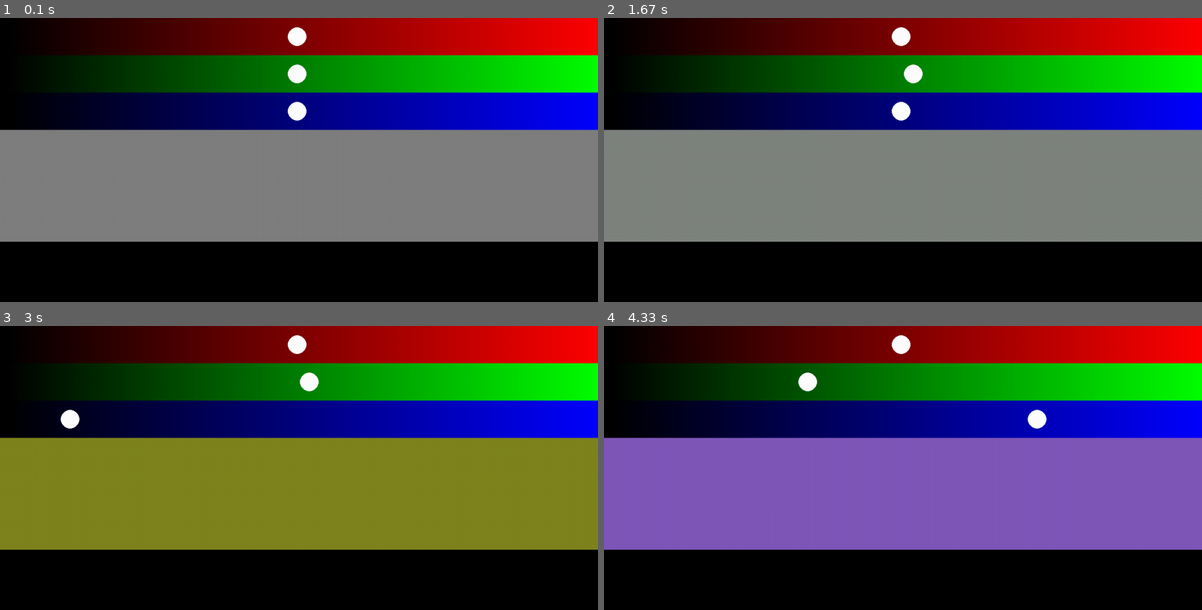
Above: before the commit, frames 1-4 (two rows, left to right).
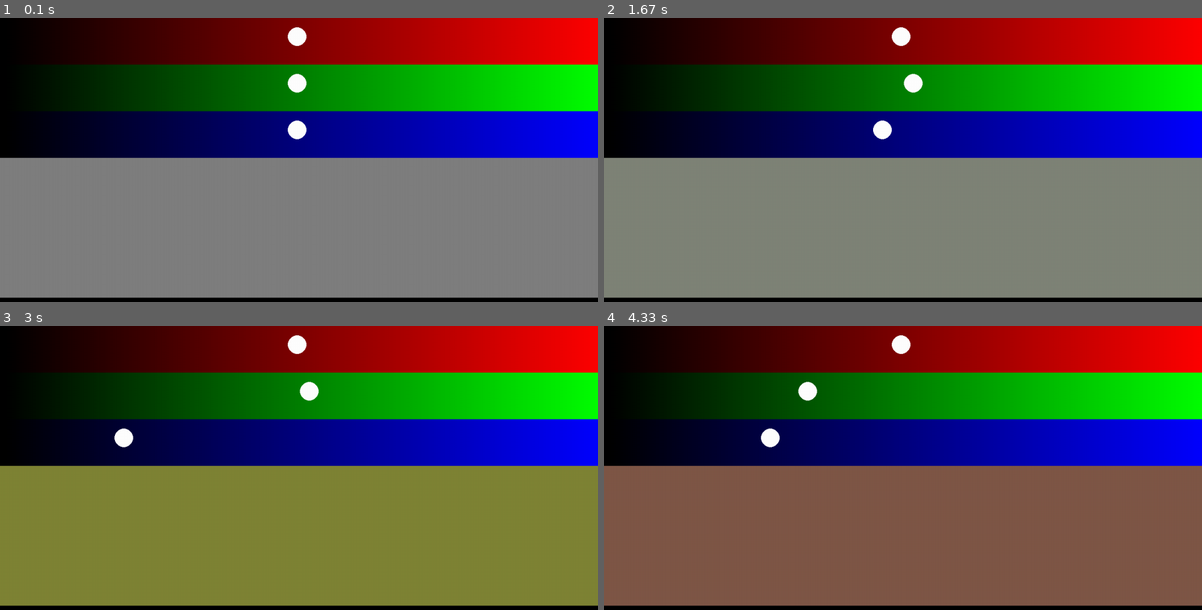
Above: after the commit, the same moments.

Repository: rhainne/py-game-dev
Game: pygame game, started from creating_visuals/color_tweaking_script.py
Same seed, same stepped clock (60 frames per second), same inputs: the game is played once before the commit and once after it.
Inputs (mouse positions are in pixels of both pictures, inside the frame that each line leads up to):
- Up to frame 1 (0.1 s): no input
- Up to frame 2 (1.67 s): press the mouse at (759, 208) at 0.37 s; move the mouse to (861, 248) at 0.47 s; release the mouse at (962, 287) at 0.6 s; click (992, 74) at 0.72 s; click (914, 77) at 1.05 s; click (885, 140) at 1.38 s
- Up to frame 3 (3 s): click (215, 436) at 1.72 s; click (71, 428) at 2.05 s; click (424, 448) at 2.38 s; click (125, 439) at 2.72 s
- Up to frame 4 (4.33 s): click (1034, 419) at 3.08 s; click (771, 448) at 3.55 s; click (807, 391) at 4.22 s

The runs differ from the first frame. In frame 1, 39% of the frame differs, in the area x 0-100%, y 13-99%; in frame 2, 39%; in frame 3, 41%; in frame 4, 69%.

Commit message:
modify color_tweaking_script

Diff:
--- a/creating_visuals/color_tweaking_script.py
+++ b/creating_visuals/color_tweaking_script.py
@@ -27,7 +27,7 @@
         pygame.draw.rect(blue_scale_surface, blue, line_rect)
     return red_scale_surface, green_scale_surface, blue_scale_surface
 
-red_scale, green_scale, blue_scale = create_scales(80)
+red_scale, green_scale, blue_scale = create_scales(100)
 color = [127, 127, 127]
 
 while True:
@@ -40,23 +40,23 @@
 
     # Draw the scales to the screen
     screen.blit(red_scale, (0, 00))
-    screen.blit(green_scale, (0, 80))
-    screen.blit(blue_scale, (0, 160))
+    screen.blit(green_scale, (0, 100))
+    screen.blit(blue_scale, (0, 200))
 
     x, y = pygame.mouse.get_pos()
 
     # If the mouse was pressed on one of the sliders, adjust the color component
     if pygame.mouse.get_pressed()[0]:
         for component in range(3):
-            if y > component * 80 and y < (component + 1) * 80:
+            if y > component * 100 and y < (component + 1) * 100:
                 color[component] = int((x / float(l_width - 1)) * 255.)
             pygame.display.set_caption("PyGame Color Test - " + str(tuple(color)))
 
     # Draw a circle for each slider to represent the current setting
     for component in range(3):
-        pos = (int((color[component]/255.) * float(l_width - 1)), component * 80 + 40)
+        pos = (int((color[component]/255.) * float(l_width - 1)), component * 100 + 40)
         pygame.draw.circle(screen, (255, 255, 255), pos, 20)
 
-    pygame.draw.rect(screen, tuple(color), (0, 240, l_width, 240))
+    pygame.draw.rect(screen, tuple(color), (0, 300, l_width, 300))
 
     pygame.display.update()
